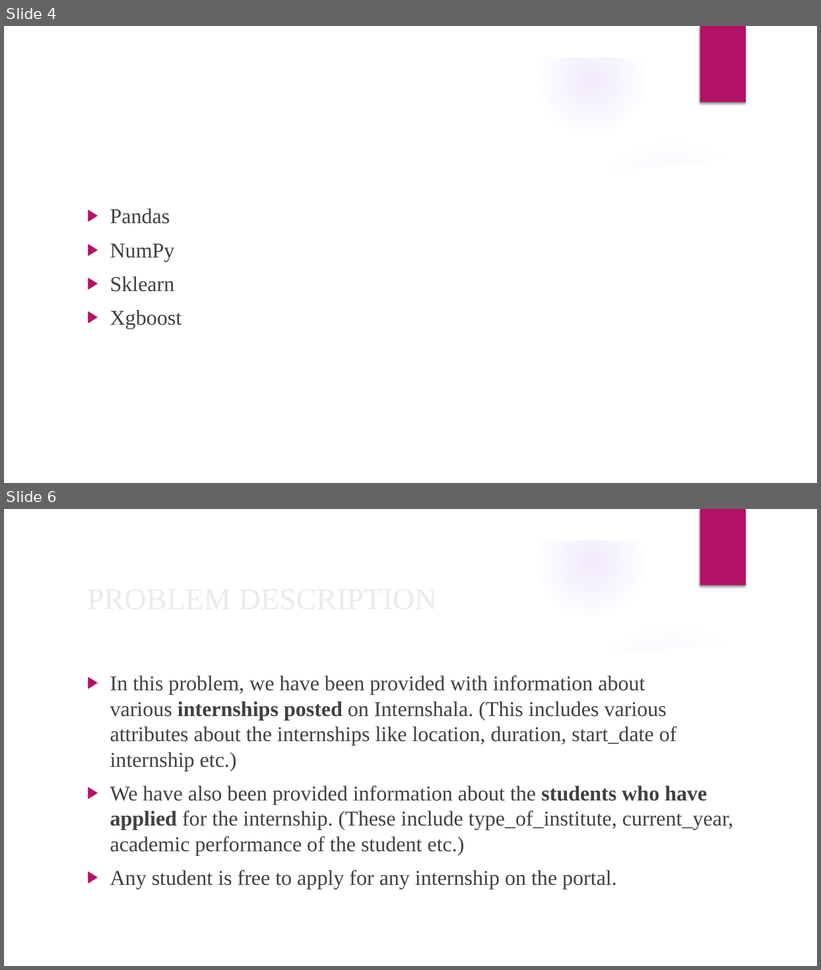
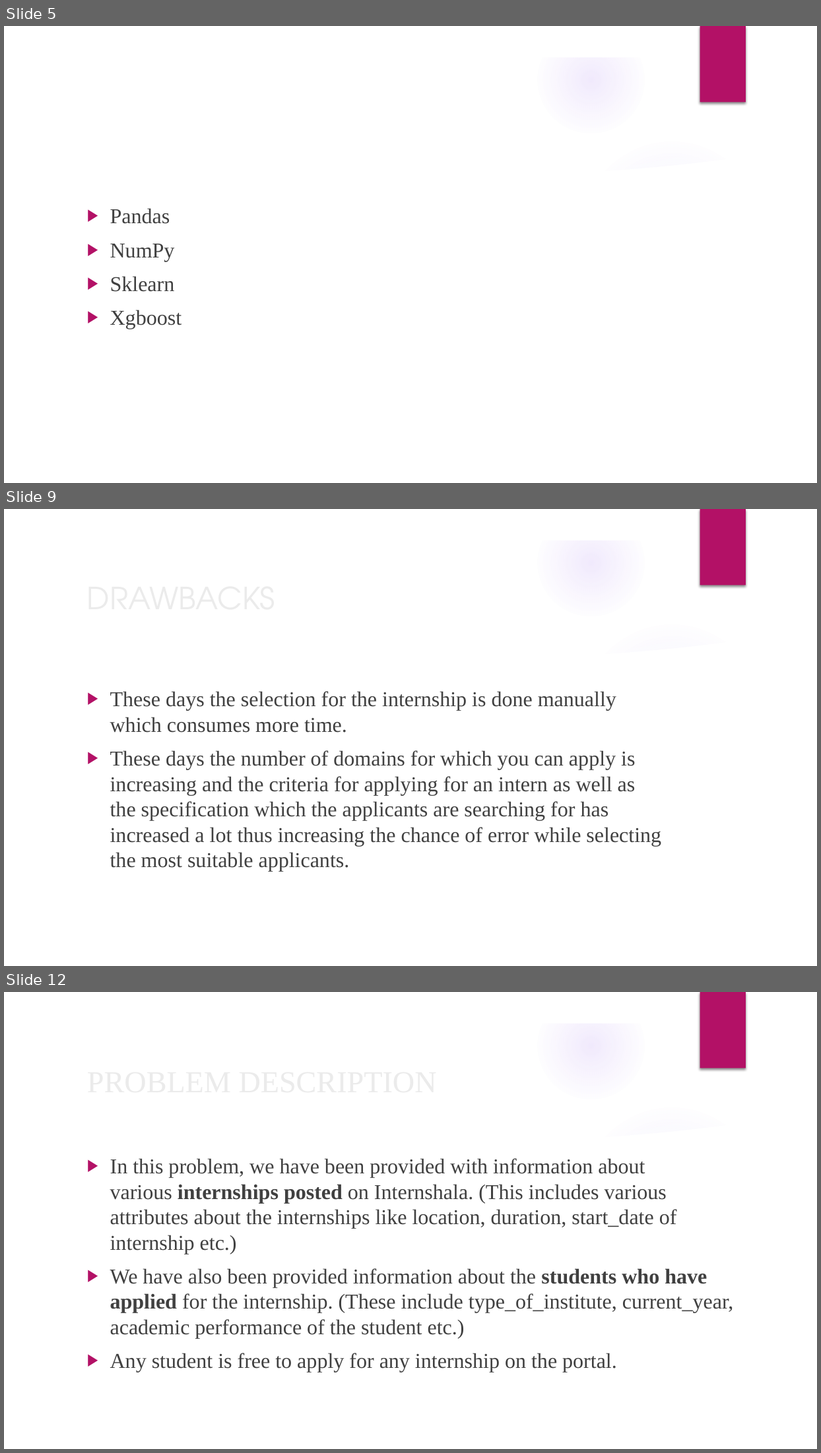
Before and after one commit to nihitjain11/IBM_MiniProject-II, a slide deck: Presentation1.pptx. Shown one above the other, each under a label of ours: slides 4 and 6 before the commit, slides 5, 9 and 12 after it; the slides between them are not shown. The pictures are 821x970 and 821x1453 pixels, drawn with LibreOffice and Linux fonts; fonts in the diff are those of the drawing; background and template pictures are left out. Boxes give left, top, right and bottom in pixels: in the first picture for what was removed or moved away, otherwise in the second. Text is boxed around its words. In the diff, an @@ line names an element or a change of style, - is before the commit and + after.

```diff
--- a/Presentation1.pptx
+++ b/Presentation1.pptx
@@ slide 9 added at bbox=[4, 509, 817, 966], background picture (left out); not listed: 9 template elements that a slide beside it also shows @@
@@ title added at bbox=[81, 574, 665, 621], 36 pt, text #EBEBEB @@
+DRAWBACKS
@@ text added at bbox=[110, 691, 661, 872], 25 pt, text #404040 @@
+▶ These days the selection for the internship is done manually which consumes more time.
+▶ These days the number of domains for which you can apply is increasing and the criteria for applying for an intern as well as the specification which the applicants are searching for has increased a lot thus increasing the chance of error while selecting the most suitable applicants.
@@ what was slide 4 is now slide 5 @@
@@ what was slide 6 is now slide 12 @@
```
Also in this commit, not shown: 3 slides changed, 4 other slides added.
